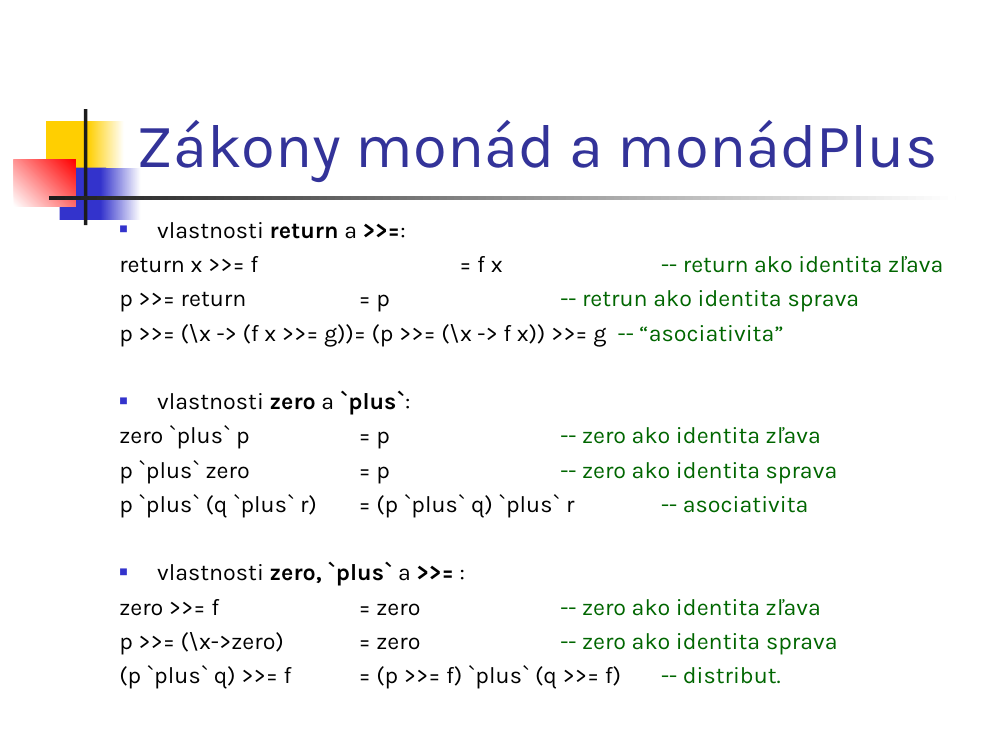
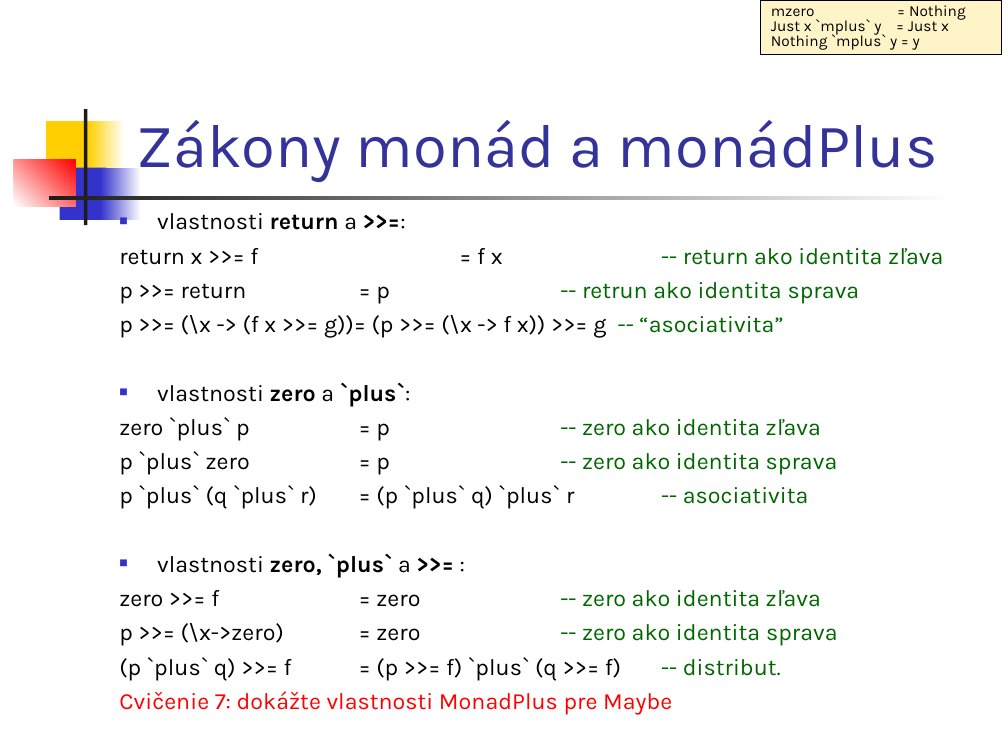
Before and after one commit to Funkcionalne/Prednasky, a slide deck: slide 28 of 12/12_fpro.ppt (slide 24 before the commit). Drawn at 1008x756 pixels with LibreOffice and Linux fonts; fonts in the diff are those of the drawing. Boxes give left, top, right and bottom in pixels: in the first picture for what was removed or moved away, otherwise in the second. Text is boxed around its words. In the diff, an @@ line names an element or a change of style, - is before the commit and + after.

```diff
--- a/12/12_fpro.ppt
+++ b/12/12_fpro.ppt
@@ rectangle added at (761, 0, 1002, 54), fill #FFF4C8, outline #000000 0.74 pt, 11 pt, text #000000 @@
+mzero = Nothing
+Just x `mplus` y = Just x
+Nothing `mplus` y = y
@@ text "vlastnosti return a >>=:": place and size @@
-text "vlastnosti return a >>=:" at (119, 222, 943, 689)
+text "vlastnosti return a >>=:" at (119, 213, 943, 714)
@@ text at (119, 691, 672, 714): paragraph added @@
+Cvičenie 7: dokážte vlastnosti MonadPlus pre Maybe
```
Also in this commit, not shown: 18 other slides changed, 13 slides added, 1 other file.
